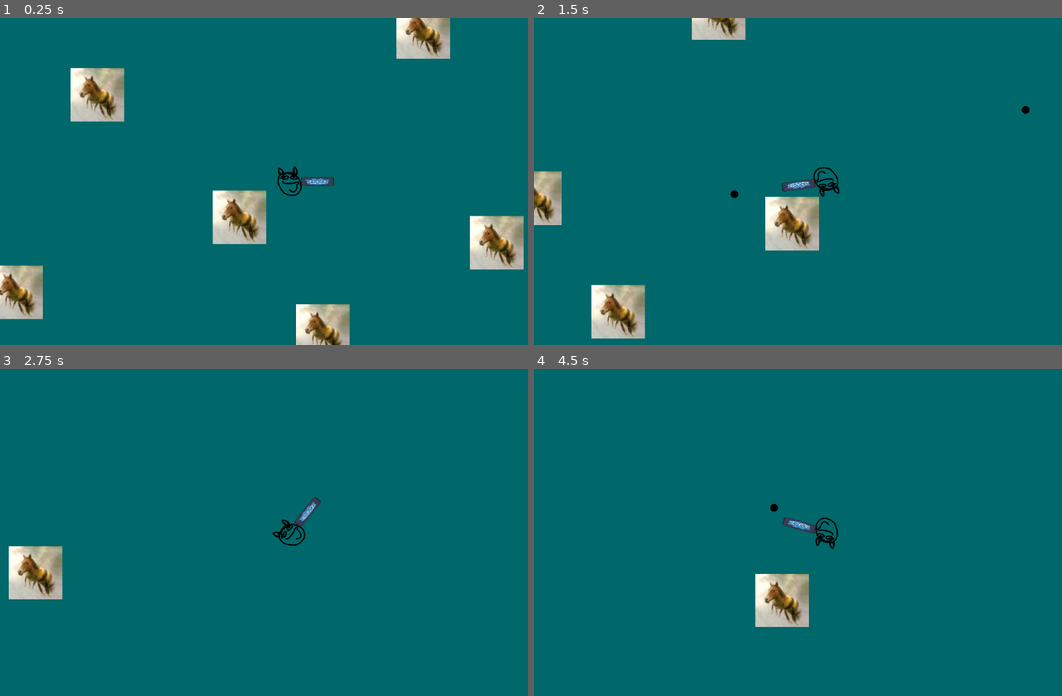
Above: before the commit, frames 1-4 (two rows, left to right).
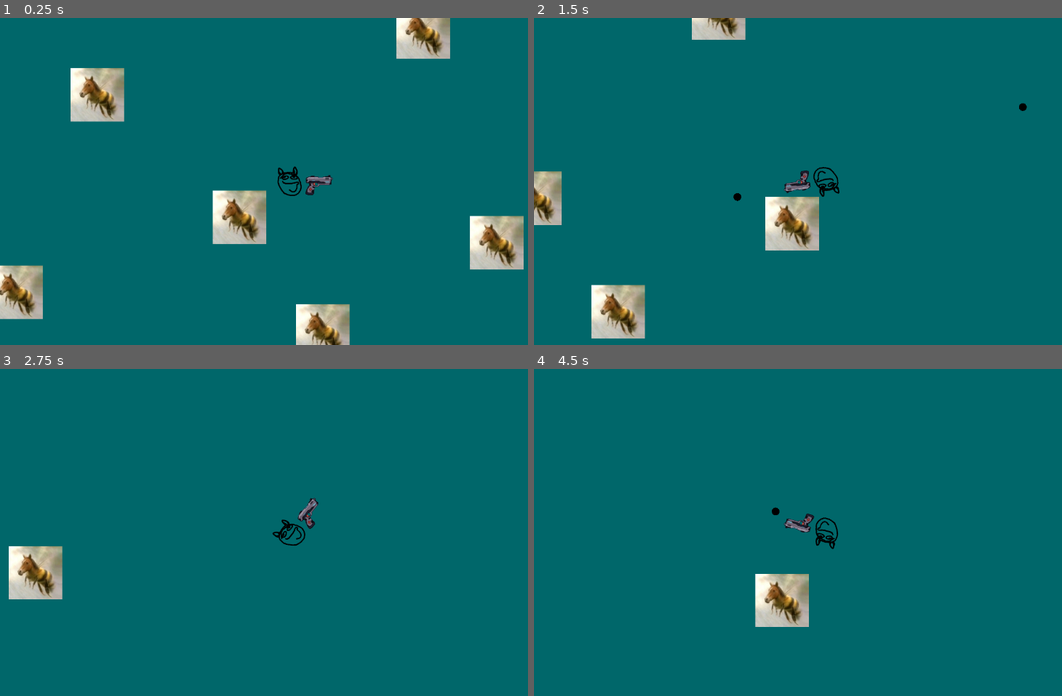
Above: after the commit, the same moments.

Repository: brianli378/ecs179-final-project
Game: Godot game, scene res://scenes/world.tscn
Two runs of this game, one before a commit and one after it. Both use one fixed random seed, a clock stepped at 60 frames per second and the inputs below.
Inputs (mouse positions are in pixels of both pictures, inside the frame that each line leads up to):
- Up to frame 1 (0.25 s): no input
- Up to frame 2 (1.5 s): tap Enter at 0.5 s; move the mouse to (951, 165) at 0.52 s; hold D (move_right) 0.53-1.28 s; click (951, 165) at 0.6 s; move the mouse to (708, 197) at 1.27 s; hold S (move_down) from 1.28 s (still down); click (708, 197) at 1.35 s
- Up to frame 3 (2.75 s): tap Space at 2 s; move the mouse to (348, 460) at 2.02 s; release S (move_down) at 2.03 s; hold D (move_right) from 2.03 s (still down); click (348, 460) at 2.1 s
- Up to frame 4 (4.5 s): move the mouse to (798, 597) at 2.77 s; release D (move_right) at 2.78 s; hold W (move_up) 2.78-3.53 s; click (798, 597) at 2.85 s; move the mouse to (998, 581) at 3.52 s; hold A (move_left) from 3.53 s (still down); click (998, 581) at 3.6 s; move the mouse to (650, 483) at 4.27 s; click (650, 483) at 4.35 s

The runs differ from the first frame. In frame 1, 0.2% of the frame differs, in the area x 57-64%, y 48-55%; in frame 2, 0.3%, in the area x 37-94%, y 26-56%; in frame 3, 0.2%; in frame 4, 0.3%.

Commit message:
added gun sprite

Diff:
--- a/2d-roguelike/scenes/player.tscn
+++ b/2d-roguelike/scenes/player.tscn
@@ -1,8 +1,8 @@
 [gd_scene load_steps=6 format=3 uid="uid://cjfuyyu8dl486"]
 
 [ext_resource type="Script" uid="uid://dpfhd8ckyl4nx" path="res://scripts/player.gd" id="1_3vyb7"]
-[ext_resource type="Texture2D" uid="uid://ctfpr3oc0ghxn" path="res://assets/placeholder_gun.svg" id="2_g2els"]
 [ext_resource type="Texture2D" uid="uid://dlwpiotc2krv1" path="res://assets/placeholder_player.svg" id="2_qhqgy"]
+[ext_resource type="Texture2D" uid="uid://bi4wtqt5aggai" path="res://assets/pistol_side_view.png" id="3_dqkch"]
 [ext_resource type="Script" uid="uid://bigp7fa5bkdg3" path="res://scripts/gun.gd" id="4_dqkch"]
 
 [sub_resource type="RectangleShape2D" id="RectangleShape2D_g2els"]
@@ -15,13 +15,13 @@
 texture = ExtResource("2_qhqgy")
 
 [node name="Gun" type="Sprite2D" parent="Body"]
-position = Vector2(117, 0)
-scale = Vector2(1.1484375, 0.3046875)
-texture = ExtResource("2_g2els")
+position = Vector2(124, 16)
+scale = Vector2(1.5, 1.5)
+texture = ExtResource("3_dqkch")
 script = ExtResource("4_dqkch")
 
 [node name="ProjectileSpawn" type="Node2D" parent="Body/Gun"]
-position = Vector2(75, 0)
+position = Vector2(45.333332, -20)
 
 [node name="CollisionShape2D" type="CollisionShape2D" parent="."]
 position = Vector2(0, 0.25)
Not shown, added: 2d-roguelike/addons/AsepriteWizard/aseprite/aseprite.gd
Not shown, added: 2d-roguelike/addons/AsepriteWizard/aseprite/aseprite.gd.uid
Not shown, added: 2d-roguelike/addons/AsepriteWizard/aseprite/file_exporter.gd
Not shown, added: 2d-roguelike/addons/AsepriteWizard/aseprite/file_exporter.gd.uid
Not shown, added: 2d-roguelike/addons/AsepriteWizard/config/config.gd
Not shown, added: 2d-roguelike/addons/AsepriteWizard/config/config.gd.uid
Not shown, added: 2d-roguelike/addons/AsepriteWizard/config/config_dialog.gd
Not shown, added: 2d-roguelike/addons/AsepriteWizard/config/config_dialog.gd.uid
Not shown, added: 2d-roguelike/addons/AsepriteWizard/config/config_dialog.tscn
Not shown, added: 2d-roguelike/addons/AsepriteWizard/config/result_codes.gd
Not shown, added: 2d-roguelike/addons/AsepriteWizard/config/result_codes.gd.uid
Not shown, added: 2d-roguelike/addons/AsepriteWizard/config/wizard_config.gd
(and 136 more such lines)
